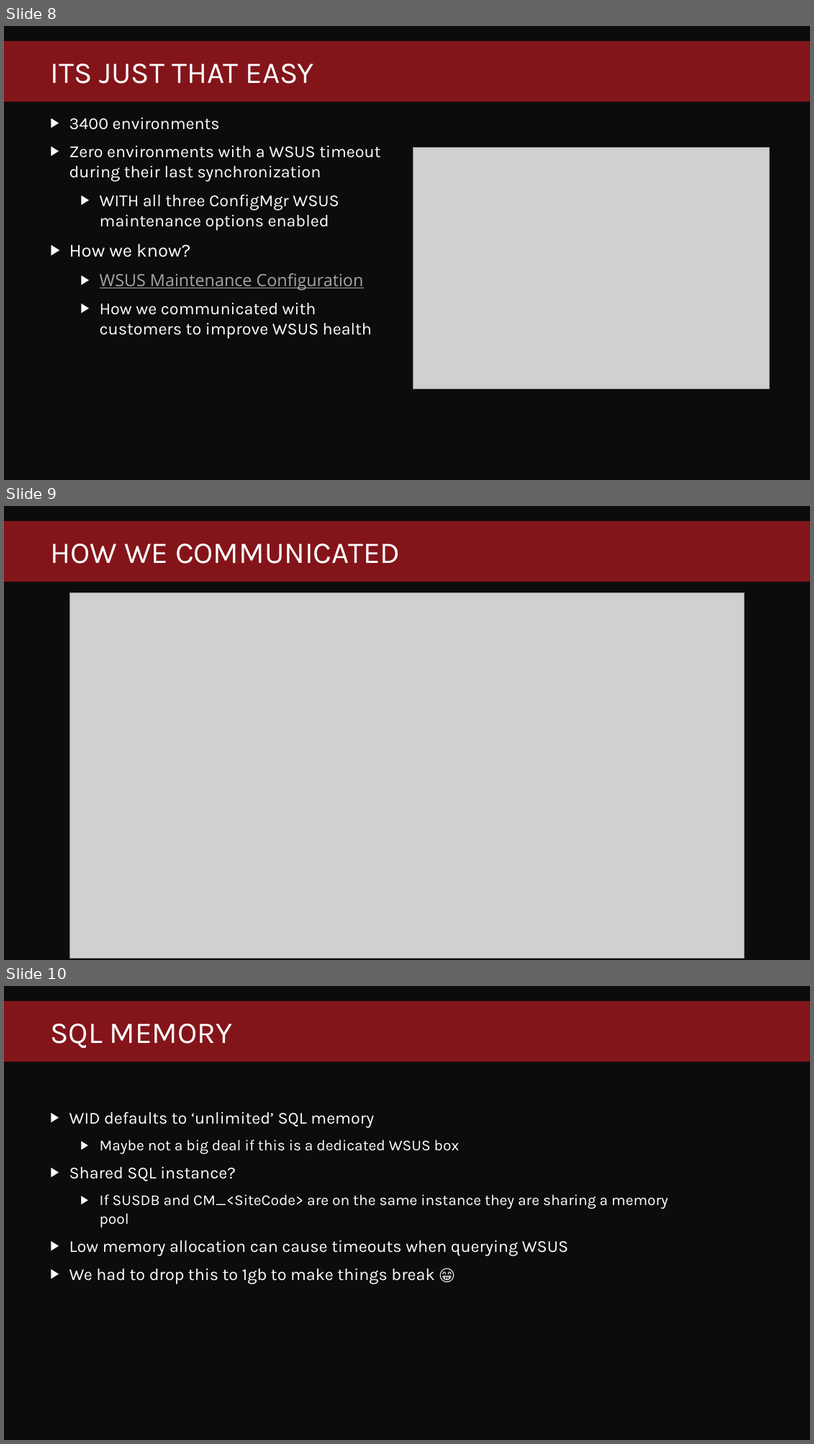
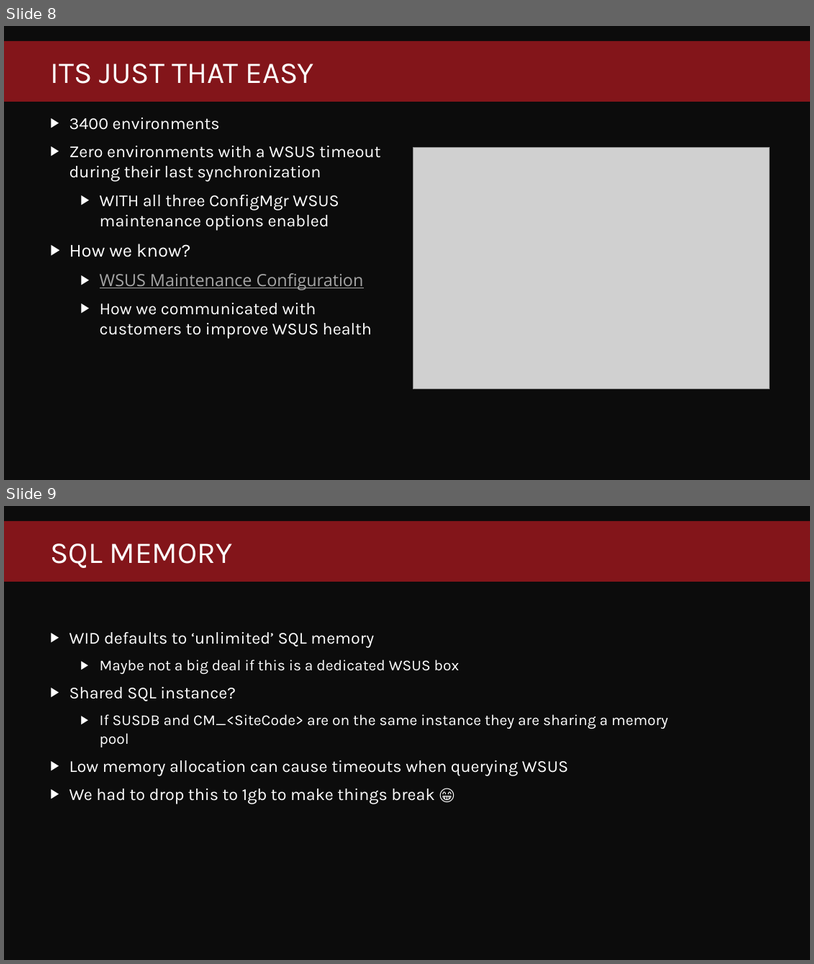
Before and after one commit to PatchMyPCTeam/VSMUG, a slide deck: 2021-12/Top 10 Tips for Optimizing WSUS/VSMUG-2021-12-WSUS-Top-10-Tips.pptx. Shown one above the other, each under a label of ours: slides 8, 9 and 10 before the commit, slides 8 and 9 after it. The pictures are 814x1444 and 814x964 pixels, drawn with LibreOffice and Linux fonts; fonts in the diff are those of the drawing; grey boxes stand for pictures; background and template pictures are left out. Boxes give left, top, right and bottom in pixels: in the first picture for what was removed or moved away, otherwise in the second. Text is boxed around its words. In the diff, an @@ line names an element or a change of style, - is before the commit and + after.

```diff
--- a/2021-12/Top 10 Tips for Optimizing WSUS/VSMUG-2021-12-WSUS-Top-10-Tips.pptx
+++ b/2021-12/Top 10 Tips for Optimizing WSUS/VSMUG-2021-12-WSUS-Top-10-Tips.pptx
@@ slide 9 removed at (x1=4, y1=506, x2=810, y2=960), background picture (left out); not listed: 1 template element that a slide beside it also shows @@
@@ title removed at (x1=50, y1=543, x2=400, y2=564) @@
-HOW WE COMMUNICATED
@@ picture removed at (x1=70, y1=592, x2=745, y2=903) @@
@@ picture removed at (x1=70, y1=592, x2=745, y2=935) @@
@@ picture removed at (x1=70, y1=592, x2=745, y2=958) @@
@@ what was slide 10 is now slide 9 @@
```
Also in this commit, not shown: 1 slide added.
